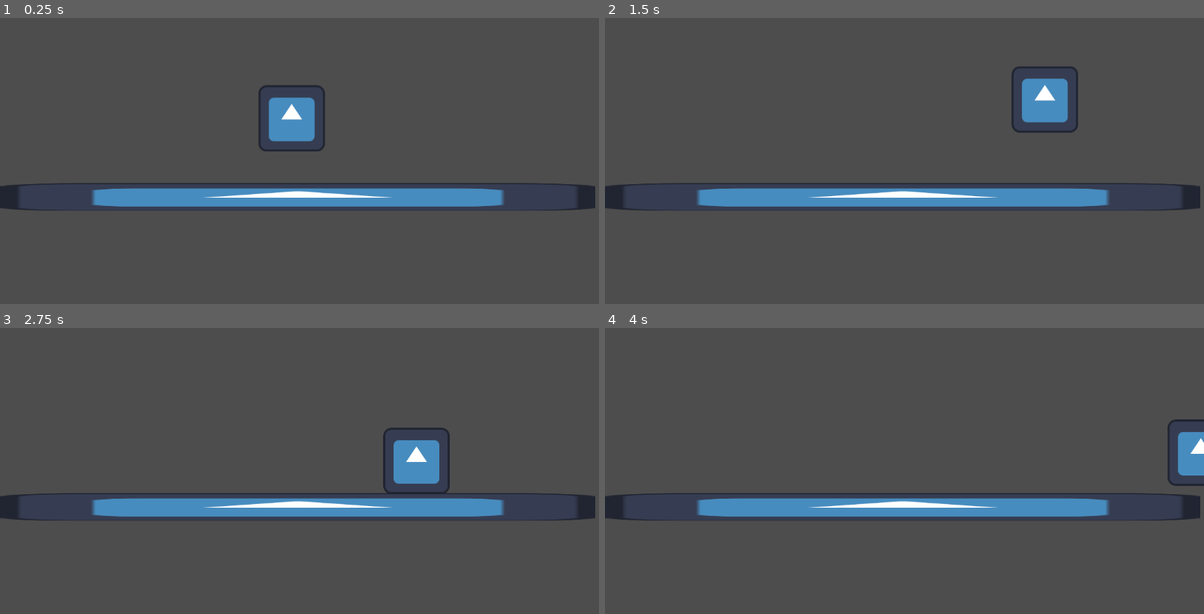
Above: before the commit, frames 1-4 (two rows, left to right).
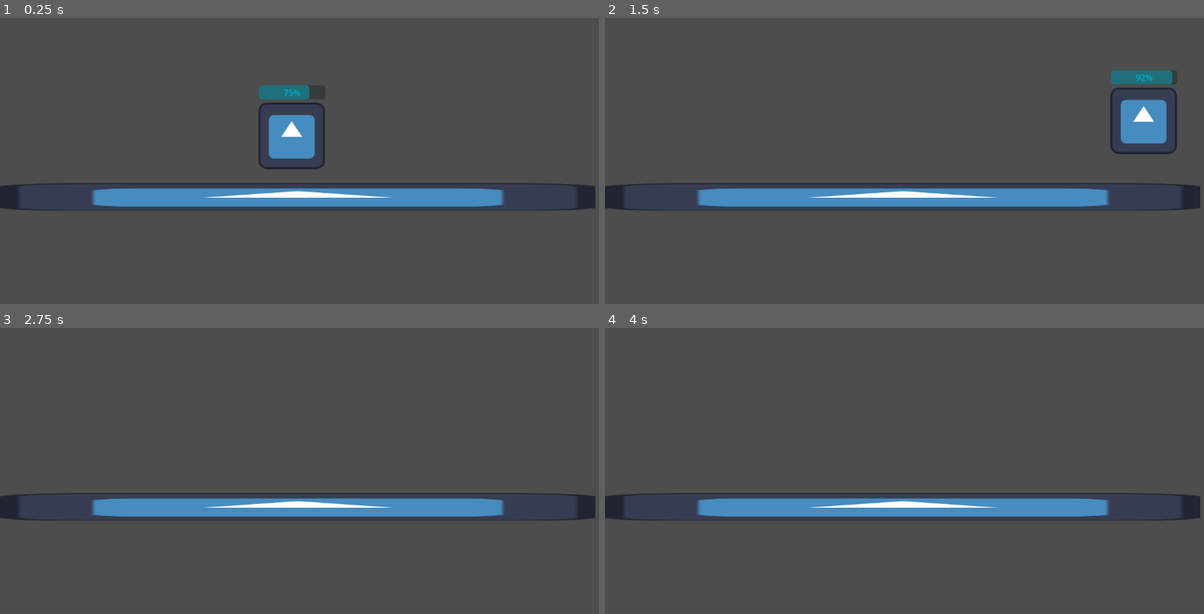
Above: after the commit, the same moments.

Repository: Frost89/Tavern_Jam_Autumn
Game: Godot game, scene res://Scenes/Sandbox_scene.tscn
The game is run twice, just before and just after one commit, with the same random seed, the same clock (stepped at 60 frames per second) and the same inputs. The engine's default icon, where the game draws it, is replaced by a stand-in: a white triangle on a blue panel in a dark square.
Inputs:
- Up to frame 1 (0.25 s): no input
- Up to frame 2 (1.5 s): hold D (Right) from 0.53 s (still down); tap F (Drain, bound only after the commit) at 0.6 s; tap Space (Jump) at 0.77 s; tap E (SimHit, bound only after the commit) at 0.8, 1.35 s
- Up to frame 3 (2.75 s): tap Space (Jump) at 1.52 s; tap F (Drain, bound only after the commit) at 1.55, 2.1 s; release D (Right) at 2.03 s; hold A (Left) from 2.03 s (still down); tap E (SimHit, bound only after the commit) at 2.3 s
- Up to frame 4 (4 s): release A (Left) at 2.78 s; hold D (Right) from 2.78 s (still down); tap E (SimHit, bound only after the commit) at 2.85, 3.8 s; tap Space (Jump) at 3.02, 3.77 s; tap F (Drain, bound only after the commit) at 3.05, 3.6 s

The runs differ from the first frame. In frame 1, 1.7% of the frame differs, in the area x 43-55%, y 23-53%; in frame 2, 3.5%, in the area x 67-96%, y 17-48%; in frame 3, 1.5%; in frame 4, 0.9%.

Commit message:
added basic charge/discharge tech

Diff:
--- a/Scenes/Sandbox_scene.tscn
+++ b/Scenes/Sandbox_scene.tscn
@@ -23,6 +23,14 @@
 position = Vector2(0.5, -0.5)
 shape = SubResource("RectangleShape2D_fatbe")
 
+[node name="ChargeBar" type="ProgressBar" parent="Proto"]
+modulate = Color(0, 0.74902, 0.85098, 1)
+offset_left = -63.0
+offset_top = -97.0
+offset_right = 65.0
+offset_bottom = -70.0
+rounded = true
+
 [node name="Platform_Ground" type="StaticBody2D" parent="."]
 
 [node name="Sprite2D" type="Sprite2D" parent="Platform_Ground"]
--- a/Scripts/Movement.gd
+++ b/Scripts/Movement.gd
@@ -3,9 +3,22 @@
 #const SPEED = 300.0
 #const JUMP_VELOCITY = -400.0
 
-@export var speed = 300
-@export var jump_velocity = -500
-@export var gravity = 1000
+@export var speed = 500 #increased speed - mango
+@export var jump_velocity = -800 #increased jump - mango
+@export var gravity = 2000 #increased gravity - mango
+
+#CHARGE-VARS
+var charge = 75
+var drain_rate = 0.05
+var charge_drain = false
+
+func _init():
+	print("Press F to start charge drain.")
+	print("Press E to simulate hit.")
+#INIT
+
+var game_end = false
+
 
 func _physics_process(delta):
 	#Add gravity first
@@ -18,3 +31,45 @@
 	#Jumping
 	if Input.is_action_just_pressed("Jump") and is_on_floor():
 		velocity.y = jump_velocity
+
+
+	#Charge/Discharge - mango
+	var chargebar = $ChargeBar
+	chargebar.value = charge
+
+
+	if Input.is_action_just_pressed("Drain"):
+		print("Drain Activated")
+		charge_drain = true
+
+	if charge_drain == true:
+		if game_end == false:
+			update_charge()
+
+	if Input.is_action_just_pressed("SimHit"):
+		print("You got hit.")
+		if game_end == false:
+			update_hitsim()
+
+	if game_end == false:
+		if charge == 0:
+			print("You're fully discharged. *windowsshutdownsound.jpg*")
+			game_end = true
+
+
+		if charge == 100:
+			print("You're overcharged. BOOM!")
+			game_end = true
+
+
+
+func update_charge():
+	charge -= drain_rate
+	if charge < 0:
+		charge = 0
+
+
+func update_hitsim():
+	charge += 10
+	if charge > 100:
+		charge = 100
--- a/project.godot
+++ b/project.godot
@@ -1,3 +1,11 @@
+; Engine configuration file.
+; It's best edited using the editor UI and not directly,
+; since the parameters that go here are not all obvious.
+;
+; Format:
+;   [section] ; section goes between []
+;   param=value ; assign values to parameters
+
 config_version=5
 
 [application]
@@ -29,6 +37,16 @@
 , Object(InputEventJoypadButton,"resource_local_to_scene":false,"resource_name":"","device":-1,"button_index":0,"pressure":0.0,"pressed":true,"script":null)
 ]
 }
+Drain={
+"deadzone": 0.5,
+"events": [Object(InputEventKey,"resource_local_to_scene":false,"resource_name":"","device":-1,"window_id":0,"alt_pressed":false,"shift_pressed":false,"ctrl_pressed":false,"meta_pressed":false,"pressed":false,"keycode":0,"physical_keycode":70,"key_label":0,"unicode":102,"echo":false,"script":null)
+]
+}
+SimHit={
+"deadzone": 0.5,
+"events": [Object(InputEventKey,"resource_local_to_scene":false,"resource_name":"","device":-1,"window_id":0,"alt_pressed":false,"shift_pressed":false,"ctrl_pressed":false,"meta_pressed":false,"pressed":false,"keycode":0,"physical_keycode":69,"key_label":0,"unicode":101,"echo":false,"script":null)
+]
+}
 
 [rendering]
 
